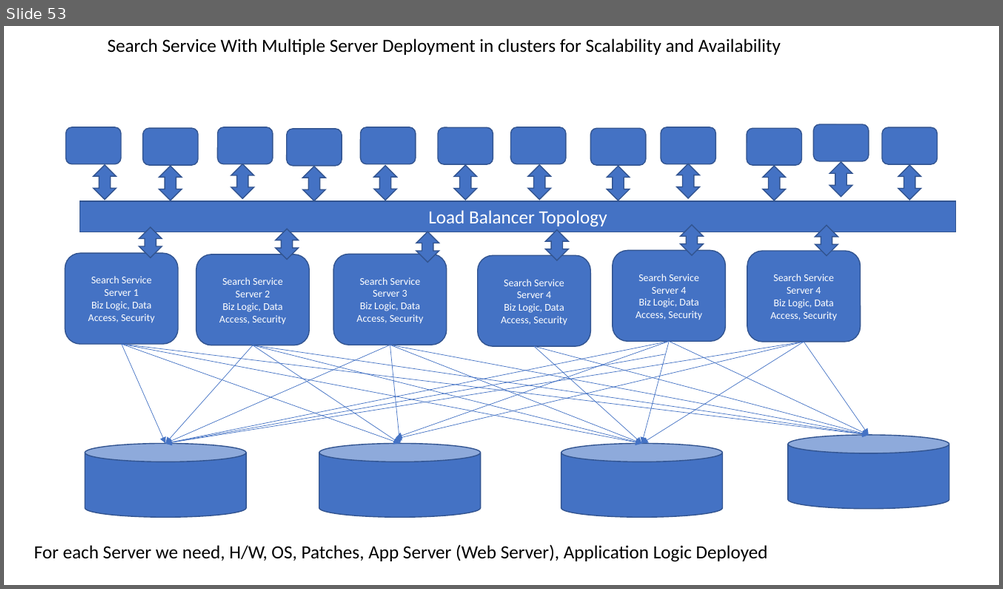
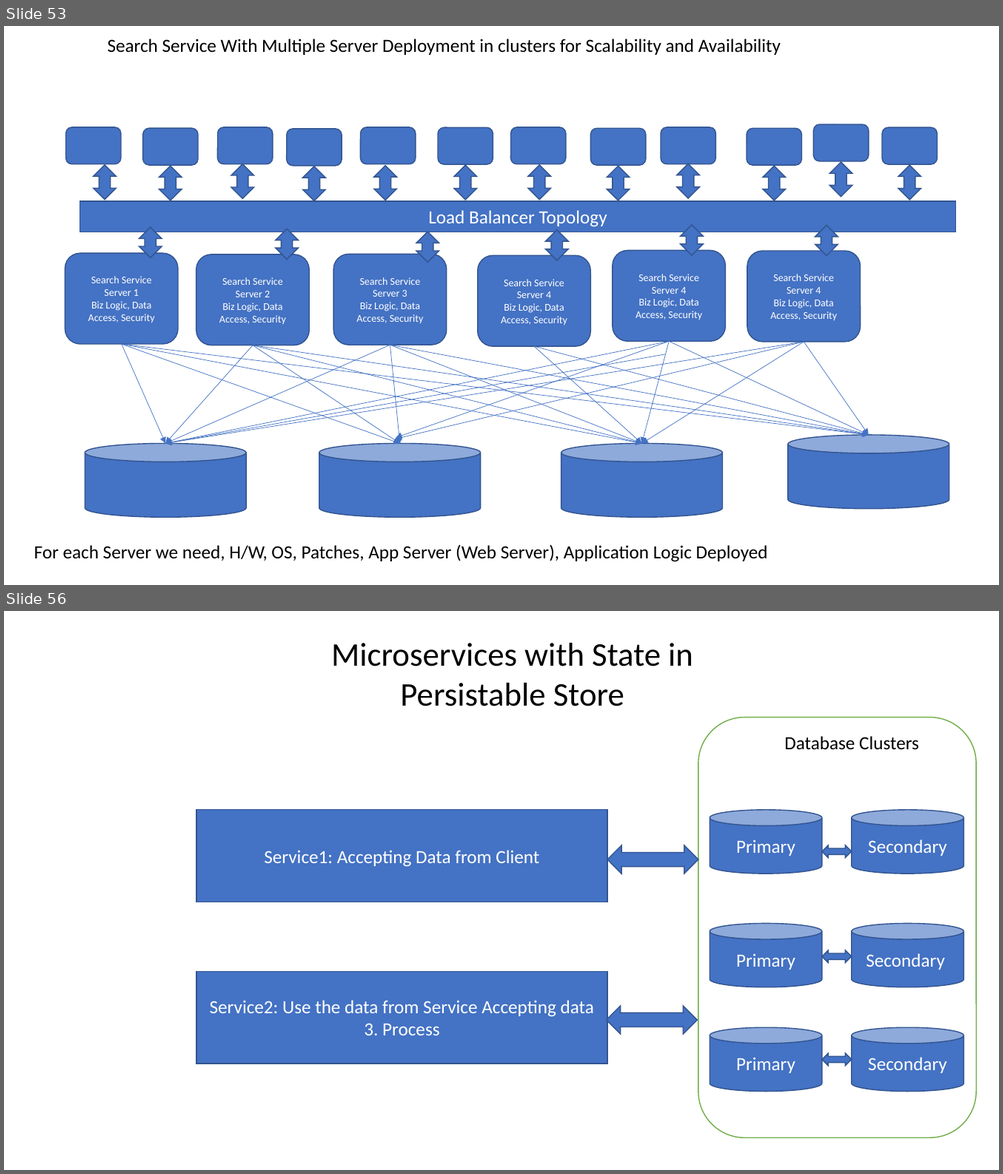
Before and after one commit to maheshsabnis/blazemarch2021, a slide deck: SpotPPTs.pptx. Shown one above the other, each under a label of ours: slide 53 before the commit, slides 53 and 56 after it; the slides between them are not shown. The pictures are 1003x589 and 1003x1174 pixels, drawn with LibreOffice and Linux fonts; fonts in the diff are those of the drawing. Boxes give left, top, right and bottom in pixels: in the first picture for what was removed or moved away, otherwise in the second. Text is boxed around its words. In the diff, an @@ line names an element or a change of style, - is before the commit and + after.

```diff
--- a/SpotPPTs.pptx
+++ b/SpotPPTs.pptx
@@ slide 56 added at (4,611,999,1170), background #FFFFFF @@
@@ text added at (331,643,693,706), 32 pt, text #000000 @@
+Microservices with State in Persistable Store
@@ rounded rectangle added at (698,718,976,1139), fill #FFFFFF, outline #70AD47 1 pt @@
@@ text added at (784,736,919,750), 18 pt, text #000000 @@
+Database Clusters
@@ rectangle added at (196,810,607,903), fill #4472C4, outline #325491 1 pt, 18 pt, text #FFFFFF @@
+Service1: Accepting Data from Client
@@ cylinder added at (710,810,822,874), fill #4472C4, outline #325491 1 pt, 18 pt, text #FFFFFF @@
+Primary
@@ cylinder added at (851,810,964,874), fill #4472C4, outline #325491 1 pt, 18 pt, text #FFFFFF @@
+Secondary
@@ left right arrow added at (608,846,699,874), fill #4472C4, outline #325491 1 pt @@
@@ left right arrow added at (822,846,851,857), fill #4472C4, outline #325491 1 pt @@
@@ cylinder added at (710,923,822,988), fill #4472C4, outline #325491 1 pt, 18 pt, text #FFFFFF @@
+Primary
@@ cylinder added at (851,923,964,988), fill #4472C4, outline #325491 1 pt, 18 pt, text #FFFFFF @@
+Secondary
@@ left right arrow added at (822,951,851,963), fill #4472C4, outline #325491 1 pt @@
@@ rectangle added at (196,971,607,1064), fill #4472C4, outline #325491 1 pt, 18 pt, text #FFFFFF @@
+Service2: Use the data from Service Accepting data
+3. Process
@@ left right arrow added at (606,1006,697,1035), fill #4472C4, outline #325491 1 pt @@
@@ cylinder added at (710,1028,822,1092), fill #4472C4, outline #325491 1 pt, 18 pt, text #FFFFFF @@
+Primary
@@ cylinder added at (851,1028,964,1092), fill #4472C4, outline #325491 1 pt, 18 pt, text #FFFFFF @@
+Secondary
@@ left right arrow added at (822,1054,851,1065), fill #4472C4, outline #325491 1 pt @@
```
Also in this commit, not shown: 1 slide changed, 7 other slides added, 30 other files.
